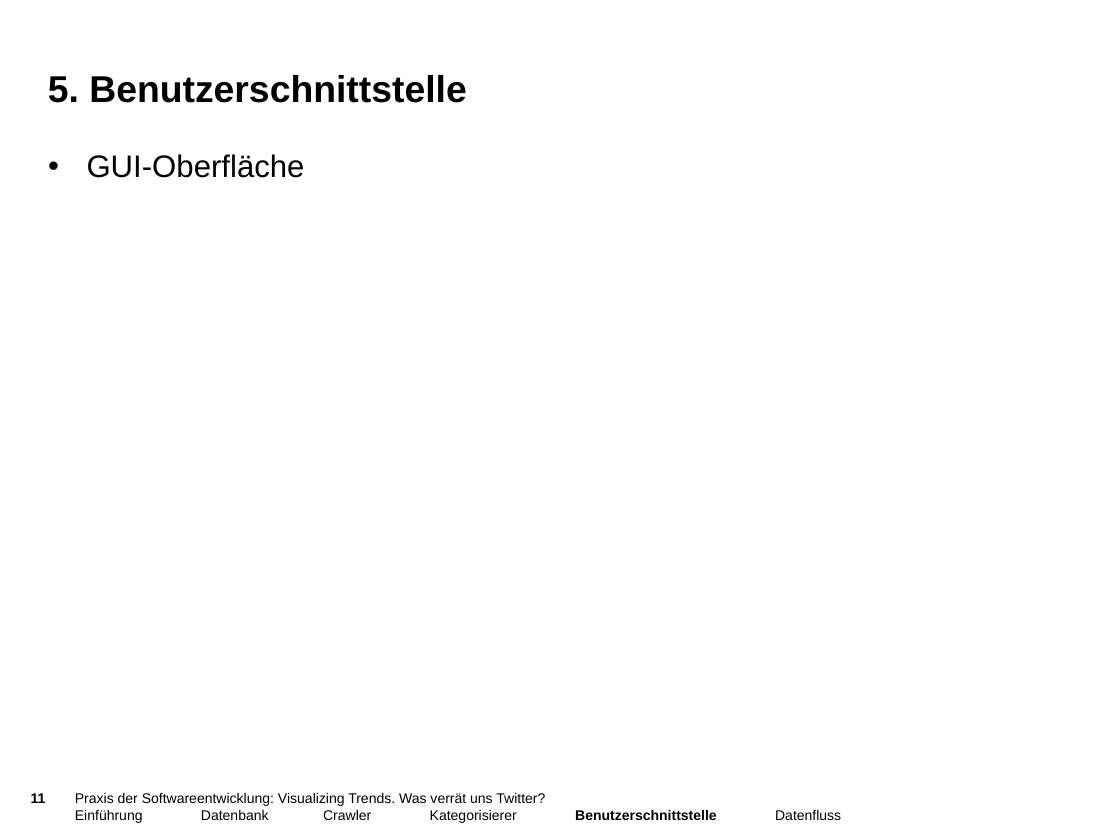
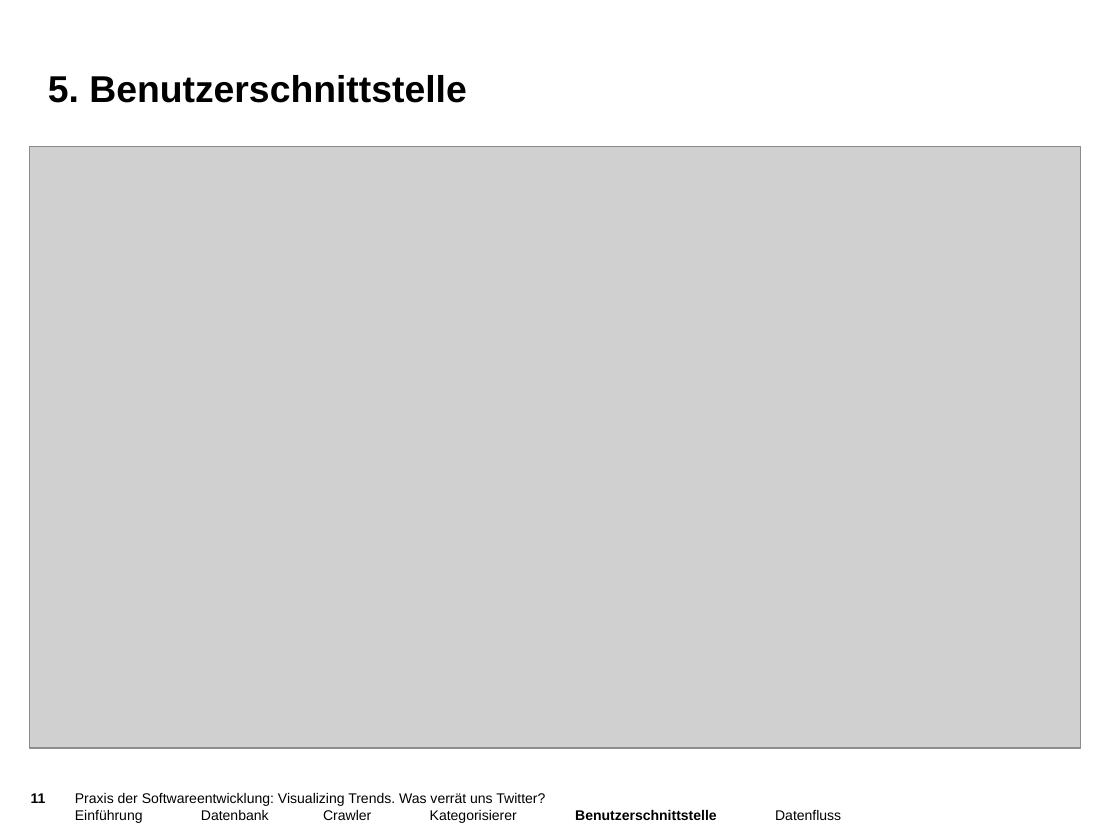
Before and after one commit to jaasmiin/twitterPSE, a slide deck: slide 11 of doc/entwurf/präsentation/pres_entwurf.pptx. Drawn at 1120x840 pixels with LibreOffice and Linux fonts; fonts in the diff are those of the drawing; grey boxes stand for pictures; background and template pictures are left out. Boxes give left, top, right and bottom in pixels: in the first picture for what was removed or moved away, otherwise in the second. Text is boxed around its words. In the diff, an @@ line names an element or a change of style, - is before the commit and + after.

```diff
--- a/doc/entwurf/präsentation/pres_entwurf.pptx
+++ b/doc/entwurf/präsentation/pres_entwurf.pptx
@@ picture added at (29,147,1081,748) @@
@@ text removed at (87,154,305,178) @@
-• GUI-Oberfläche
```
Also in this commit, not shown: 5 other slides changed, 3 other files.
